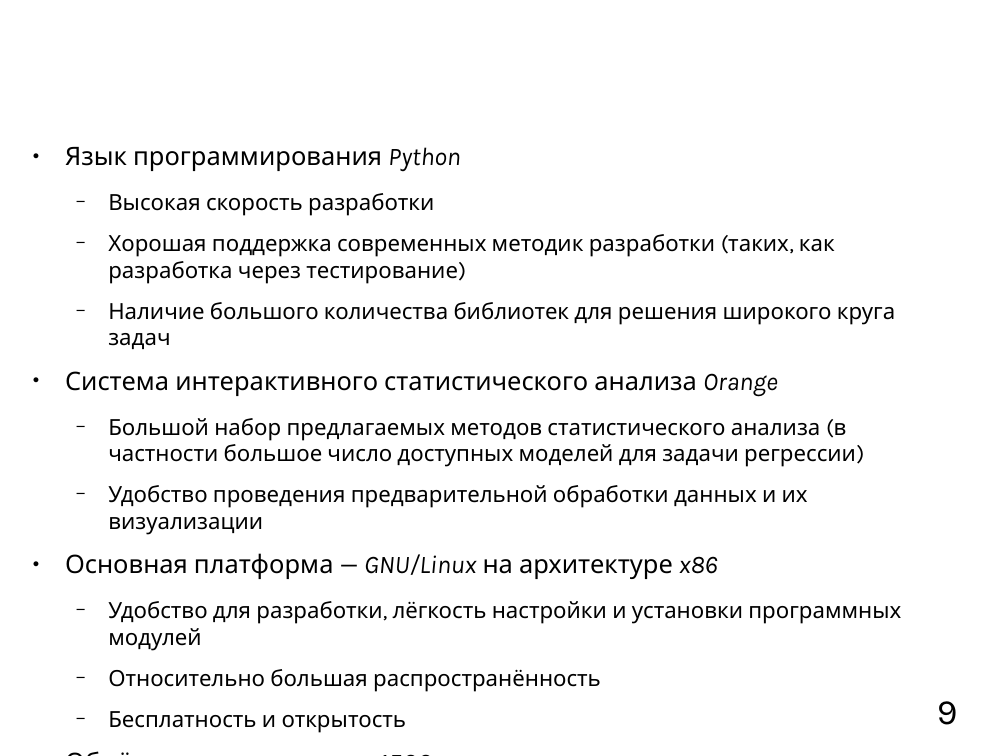
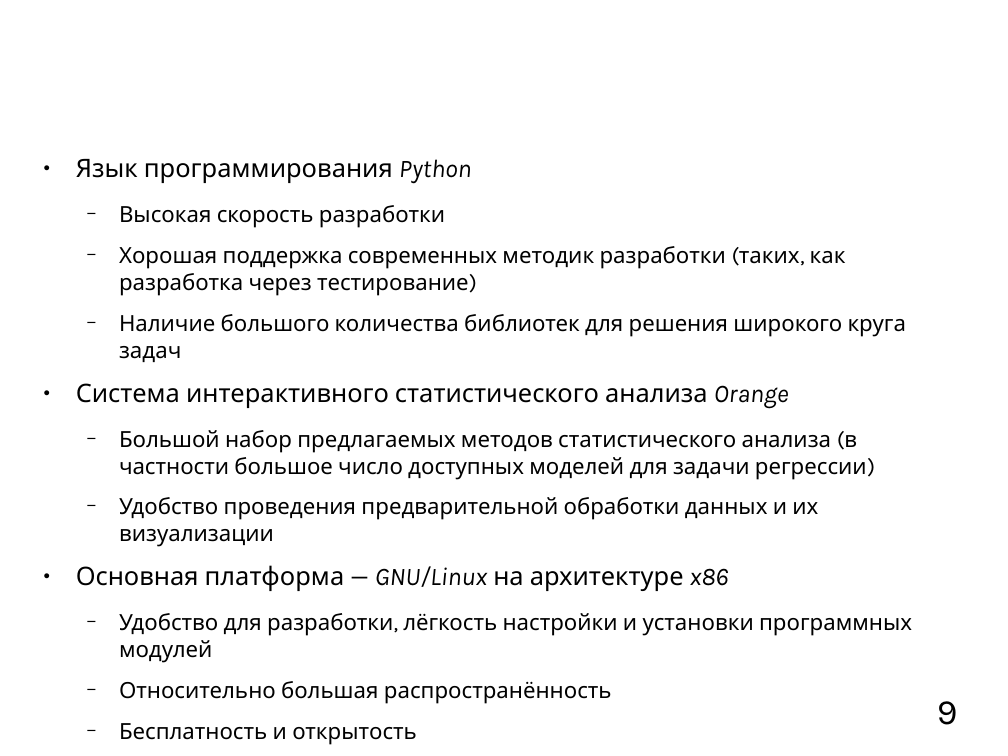
Before and after one commit to mkpankov/adaptor, a slide deck: slide 9 of diploma/defense/brochure.odp. Drawn at 1008x756 pixels with LibreOffice and Linux fonts; fonts in the diff are those of the drawing; background and template pictures are left out. Boxes give left, top, right and bottom in pixels: in the first picture for what was removed or moved away, otherwise in the second. Text is boxed around its words. In the diff, an @@ line names an element or a change of style, - is before the commit and + after.

```diff
--- a/diploma/defense/brochure.odp
+++ b/diploma/defense/brochure.odp
@@ text "Язык программирования Python": place and size @@
-text "Язык программирования Python" at [65,147,901,733]
+text "Язык программирования Python" at [76,159,912,745]
```
Also in this commit, not shown: 6 other slides changed.
